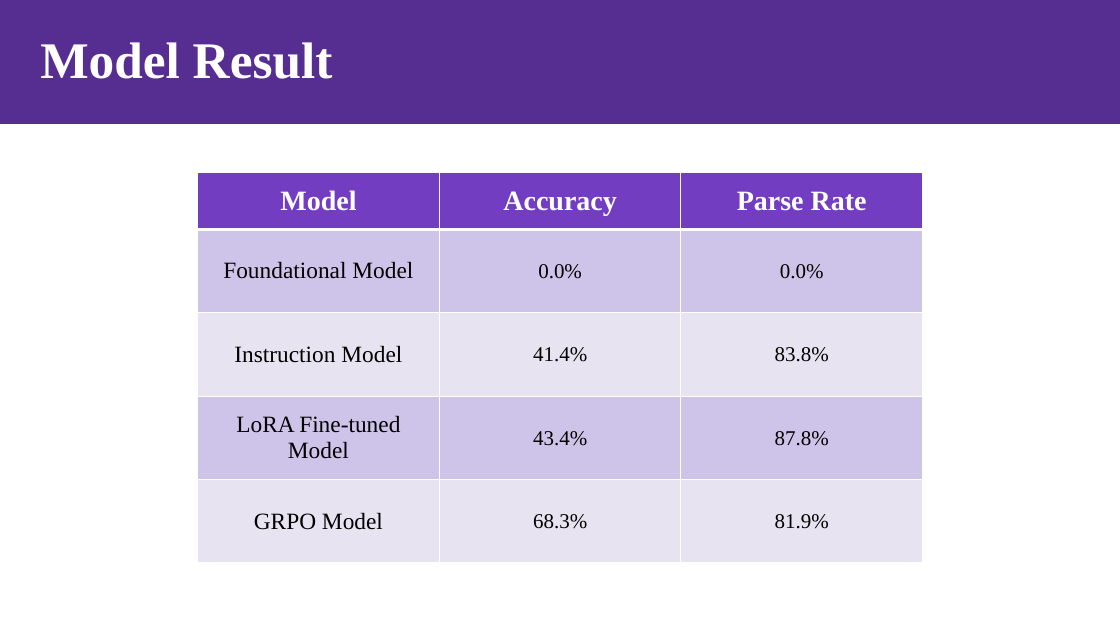
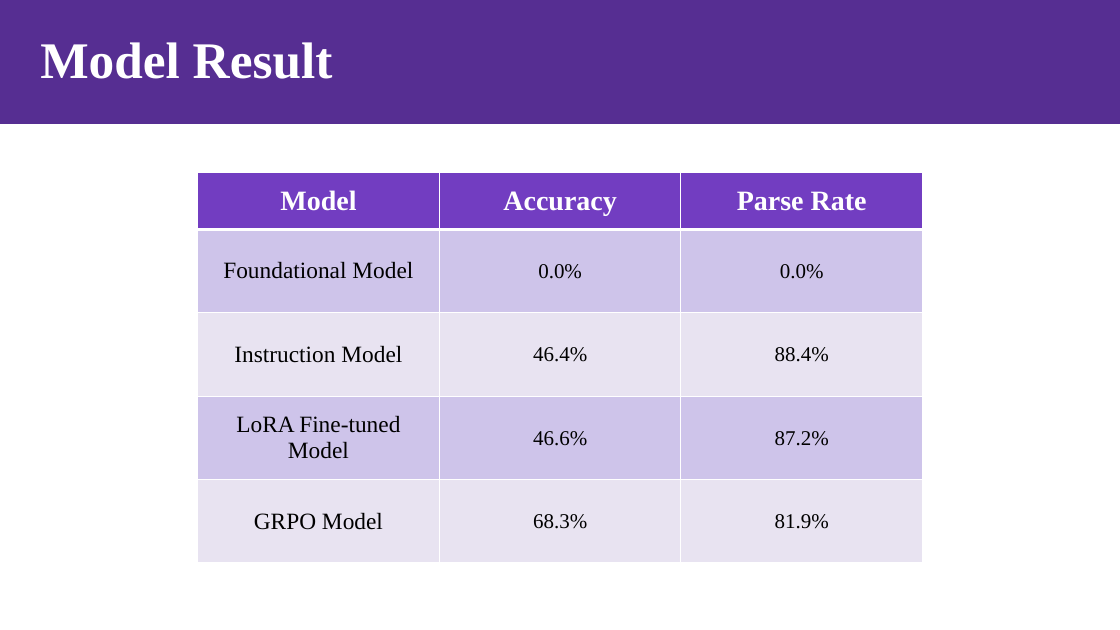
Before and after one commit to Tian-Yizhou/Arithmetic_LLM, a slide deck: slide 17 of Arithmetic_LLM-Presentation.pptx. Drawn at 1120x630 pixels with LibreOffice and Linux fonts; fonts in the diff are those of the drawing. Boxes give left, top, right and bottom in pixels: in the first picture for what was removed or moved away, otherwise in the second. Text is boxed around its words. In the diff, an @@ line names an element or a change of style, - is before the commit and + after.

Commit message:
PPT update

```diff
--- a/Arithmetic_LLM-Presentation.pptx
+++ b/Arithmetic_LLM-Presentation.pptx
@@ table at (197, 172, 923, 563) @@
-row 3, column 2: 41.4%
+row 3, column 2: 46.4%
-row 3, column 3: 83.8%
+row 3, column 3: 88.4%
-row 4, column 2: 43.4%
+row 4, column 2: 46.6%
-row 4, column 3: 87.8%
+row 4, column 3: 87.2%
```
